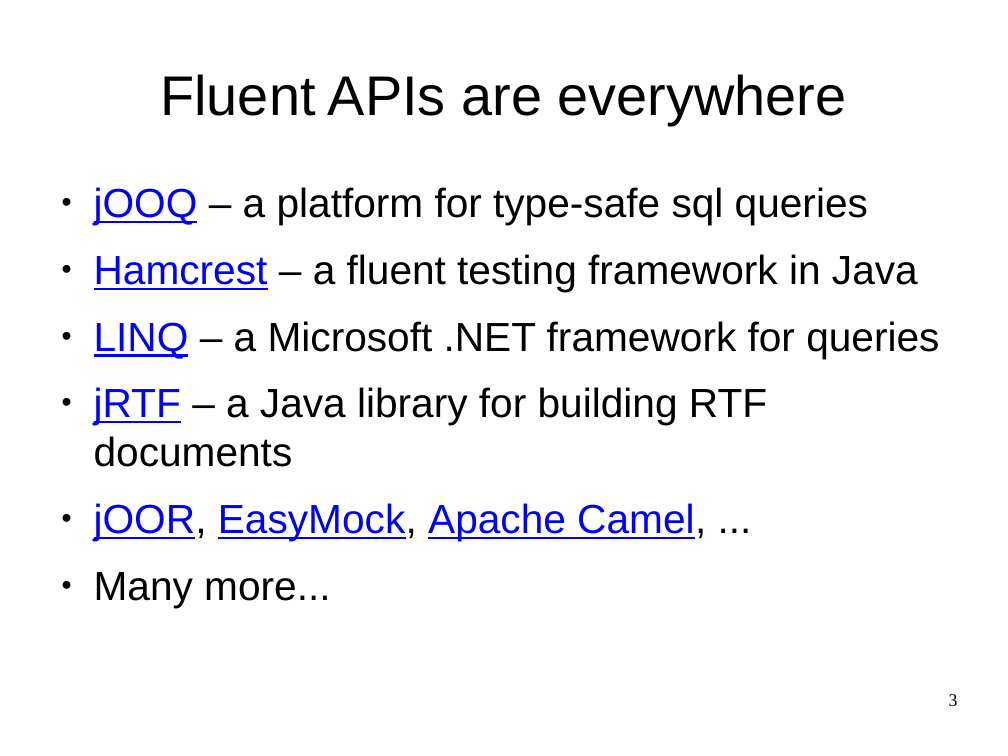
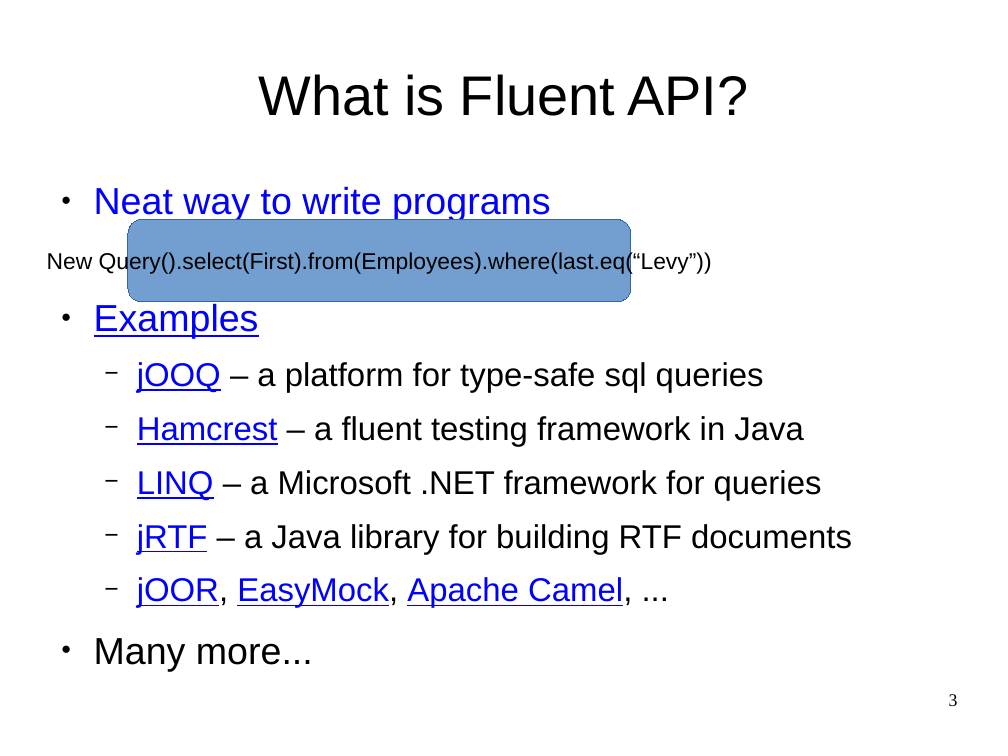
Before and after one commit to OriRoth/fling, a slide deck: slide 3 of Manuscripts/Thesis Seminar/Thesis Seminar.odp. Drawn at 1008x756 pixels with LibreOffice and Linux fonts; fonts in the diff are those of the drawing. Boxes give left, top, right and bottom in pixels: in the first picture for what was removed or moved away, otherwise in the second. Text is boxed around its words. In the diff, an @@ line names an element or a change of style, - is before the commit and + after.

Commit message:
Editing.

```diff
--- a/Manuscripts/Thesis Seminar/Thesis Seminar.odp
+++ b/Manuscripts/Thesis Seminar/Thesis Seminar.odp
@@ title at (258,74,749,116): text changed @@
-Fluent APIs are everywhere
+What is Fluent API?
@@ text at (94,186,551,338): paragraphs added @@
+● Neat way to write programs
+● Examples
@@ rounded rectangle added at (128,220,631,302), fill #729FCF, outline #3465A4 0 pt, 18 pt, text #000000 @@
+New Query().select(First).from(Employees).where(last.eq(“Levy”))
@@ text at (137,362,852,608): size 32 to 25.9 pt in "jOOQ – a platform for type-safe sql ...", "Hamcrest – a fluent testing framework in ...", "LINQ – a Microsoft .NET framework for ...", "jRTF – a Java library for building ..." and 1 more places; size 32 to 29.6 pt in "Many more..."; bullet ● to −; list level 1 to 2 in "jOOQ – a platform for ..."; list level 1 to 2 in "Hamcrest – a fluent testing ..."; list level 1 to 2 in "LINQ – a Microsoft .NET ..."; list level 1 to 2 in "jRTF – a Java library ..."; list level 1 to 2 in "jOOR, EasyMock, Apache Camel, ..." @@
```
Also in this commit, not shown: 2 other slides changed, 3 slides added, 2 slides removed.
